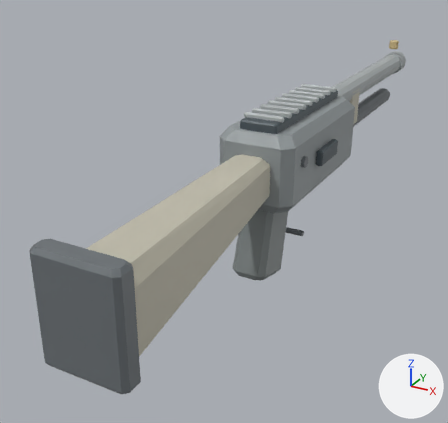
One commit to the glTF model assets/models/shotgun_body.glb: the scene before it, then after it.
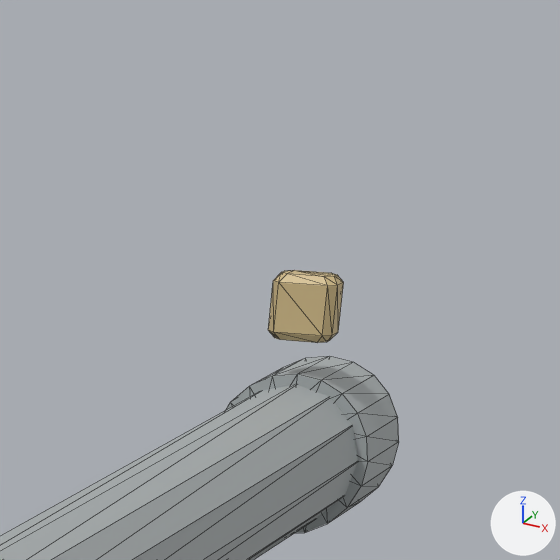
There are two pictures of each version: one whole from a 50 mm lens placed at (0.632, -1.546, 0.527), pointed at (-0.175, -0.08, -0.206), one close up on the part from 79% to 95% of the width and 1% to 18% of the height. Arrows for +X, +Y and +Z are at lower right; the lights stay in place. The older version's two pictures come first. The close-ups show mesh edges as thin lines. Where no turn or scale is listed for an object, it has been applied to the vertices. Vertices at exactly the same position are counted once.

Objects in the first close-up: 'geometry_0'.
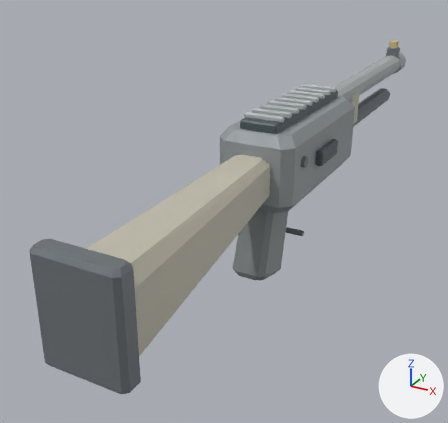
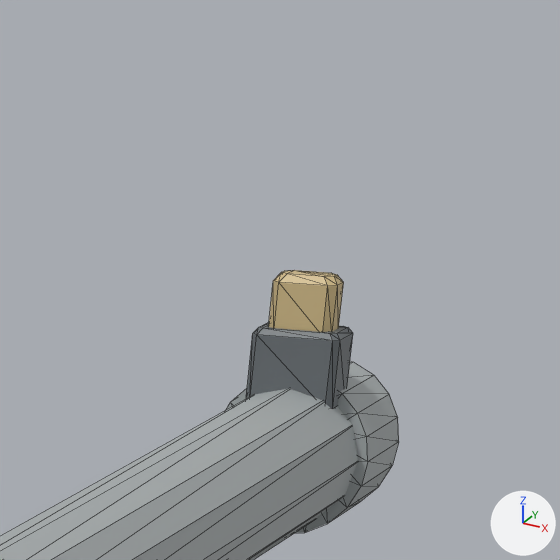
What differs and where, as boxes (x1, y1, x2, y2) in the close-ups (560 x 560 px):
part 1 of me_geometry_0, added: after (246, 322, 353, 409)

Edits to the bpy script that builds the scene:
```text
Change me_geometry_0:
    used by ob_geometry_0; location = (0.0, 0.0, 0.0)
    remove me_geometry_0.from_pydata(...)  # 766 vertices, 1444 faces; spans x -0.11..0.12, y -0.9..1.07, z -0.31..0.16
    add me_geometry_0.from_pydata(...)  # 798 vertices, 1504 faces; spans x -0.11..0.12, y -0.9..1.07, z -0.31..0.16
    me_geometry_0 part 1: the loose piece of 32 vertices spanning x -0.02..0.02, y 1.0..1.02, z 0.12..0.16 is copied, and the copy is moved by (0.0, 0.0, -0.03); it spans x -0.02..0.02, y 0.99..1.03, z 0.09..0.13
```
